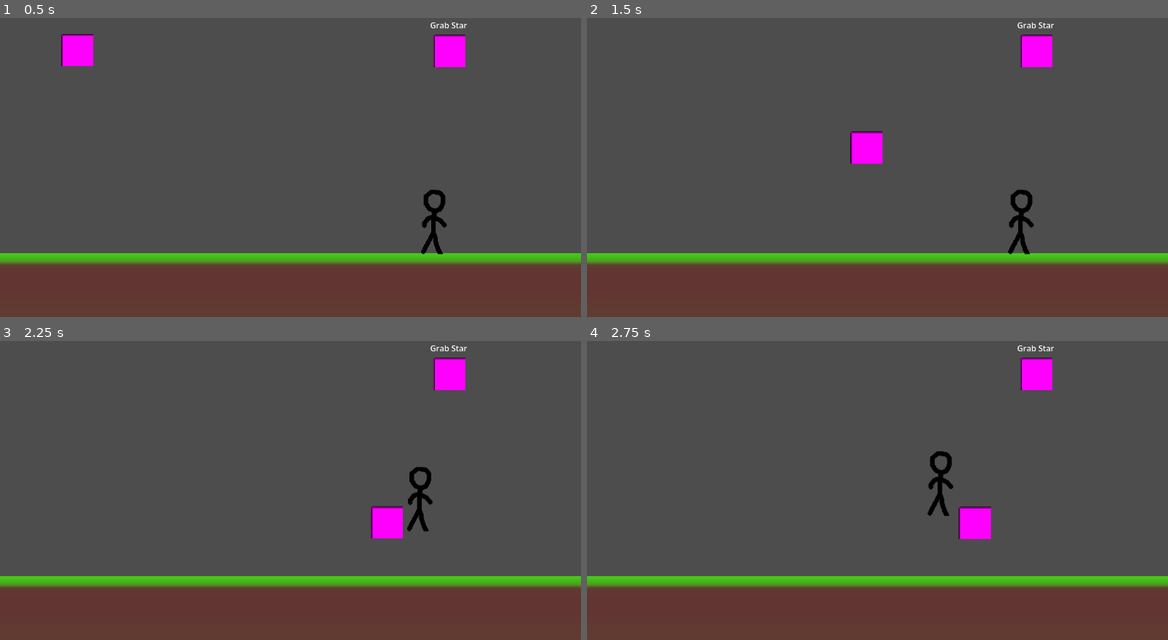
Above: before the commit, frames 1-4 (two rows, left to right).
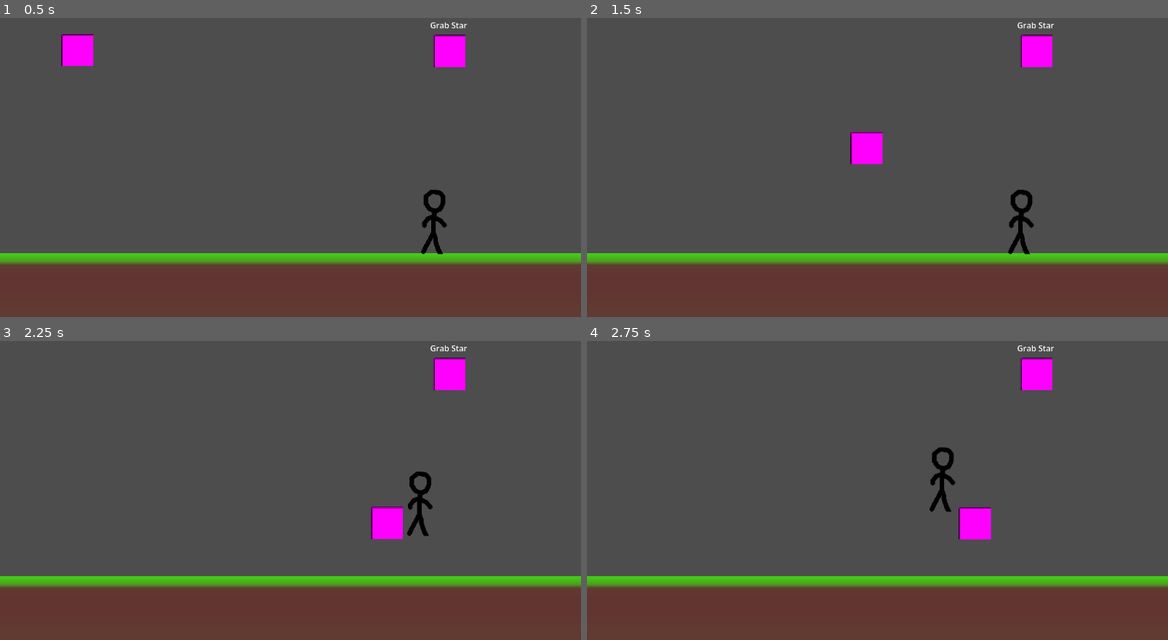
Above: after the commit, the same moments.

Repository: TheCubicCyborg/Starzan
Game: Godot game, scene res://Levels/yank_star_test.tscn
Two runs of this game, one before a commit and one after it. Both use one fixed random seed, a clock stepped at 60 frames per second and the inputs below. This scene is started directly instead of the project's main scene.
Inputs (mouse positions are in pixels of both pictures, inside the frame that each line leads up to):
- Up to frame 1 (0.5 s): no input
- Up to frame 2 (1.5 s): tap Enter (ui_accept) at 0.5, 1.25 s; drag from (1034, 50) to (662, 50) at 0.52 s; drag from (662, 50) to (1034, 50) at 1.27 s
- Up to frame 3 (2.25 s): move the mouse to (348, 406) at 2.02 s; hold A (move_left) from 2.03 s (still down); tap Space (jump) at 2.1 s; click (348, 406) at 2.17 s
- Up to frame 4 (2.75 s): keep holding A (move_left)

Frame 1 is identical in both runs. In frame 2, less than 0.1% of the frame differs, in the area x 45-77%, y 37-79%; in frame 3, 0.5%, in the area x 63-75%, y 42-67%; in frame 4, 0.5%.

Commit message:
Tethering

Diff:
--- a/Entities/grab_star2.gd
+++ b/Entities/grab_star2.gd
@@ -1,6 +1,6 @@
 class_name GrabStar2 extends Star
 
-var length: float
+@export var stretch_constant = 30
 
 func _input_event(viewport, event, shape_idx):
 	if event is InputEventMouseButton:
@@ -8,4 +8,4 @@
 			activate()
 
 func activate():
-	length = position.distance_to(GameManager.player.position)
+	GameManager.player.tether_to(self)
--- a/Player/Scripts/player_dude.gd
+++ b/Player/Scripts/player_dude.gd
@@ -4,19 +4,30 @@
 const SPEED = 300.0
 const JUMP_VELOCITY = -800.0
 
+var tethered: GrabStar2 = null
+var tether_length: float = 0
+var rigid: RigidBody2D = null
+
 func _ready():
 	GameManager.player = self
 
 func _physics_process(delta):
+	if tethered:
+		tether_process(delta)
+	else:
+		normal_process(delta)
+
+func normal_process(delta):
 	# Add the gravity.
 	if not is_on_floor():
 		velocity += get_gravity() * delta
 
 	# Handle jump.
-	if Input.is_action_just_pressed("jump") and is_on_floor():
-		velocity.y = JUMP_VELOCITY
+	if Input.is_action_just_pressed("jump"):
+		if is_on_floor():
+			velocity.y = JUMP_VELOCITY
+
 	# Get the input direction and handle the movement/deceleration.
-	# As good practice, you should replace UI actions with custom gameplay actions.
 	var direction = Input.get_axis("move_left", "move_right")
 	if direction:
 		velocity.x = direction * SPEED
@@ -27,3 +38,36 @@
 			velocity.x *= 0.5
 
 	move_and_slide()
+
+func tether_process(delta):
+		# Add the gravity.
+	#if not is_on_floor():
+		#velocity += get_gravity() * delta
+
+	position = rigid.position
+
+	if Input.is_action_just_pressed("jump"):
+		velocity.y = JUMP_VELOCITY
+		tethered = null
+		rigid.queue_free()
+		return
+	var direction = Input.get_axis("move_left", "move_right")
+	if direction:
+		rigid.apply_central_force(direction * Vector2.RIGHT * 100)
+
+	var diff = tethered.position.distance_to(position) - tether_length
+	if diff > 0:
+		rigid.apply_central_force(to_local(tethered.position)*diff*diff)
+
+func tether_to(star: GrabStar2):
+	tethered = star
+	tether_length = position.distance_to(star.position)
+	rigid = RigidBody2D.new()
+	rigid.lock_rotation = true
+	get_parent().add_child(rigid)
+	rigid.position = position
+	var shape = CollisionShape2D.new()
+	shape.shape = CapsuleShape2D.new()
+	shape.shape.radius = 32
+	shape.shape.height = 128
+	rigid.add_child(shape)
--- a/Player/player_dude.tscn
+++ b/Player/player_dude.tscn
@@ -16,3 +16,5 @@
 
 [node name="Sprite2D" type="Sprite2D" parent="." unique_id=187147318]
 texture = ExtResource("2_d5bhx")
+
+[node name="RigidBody2D" type="RigidBody2D" parent="." unique_id=1044629707]
